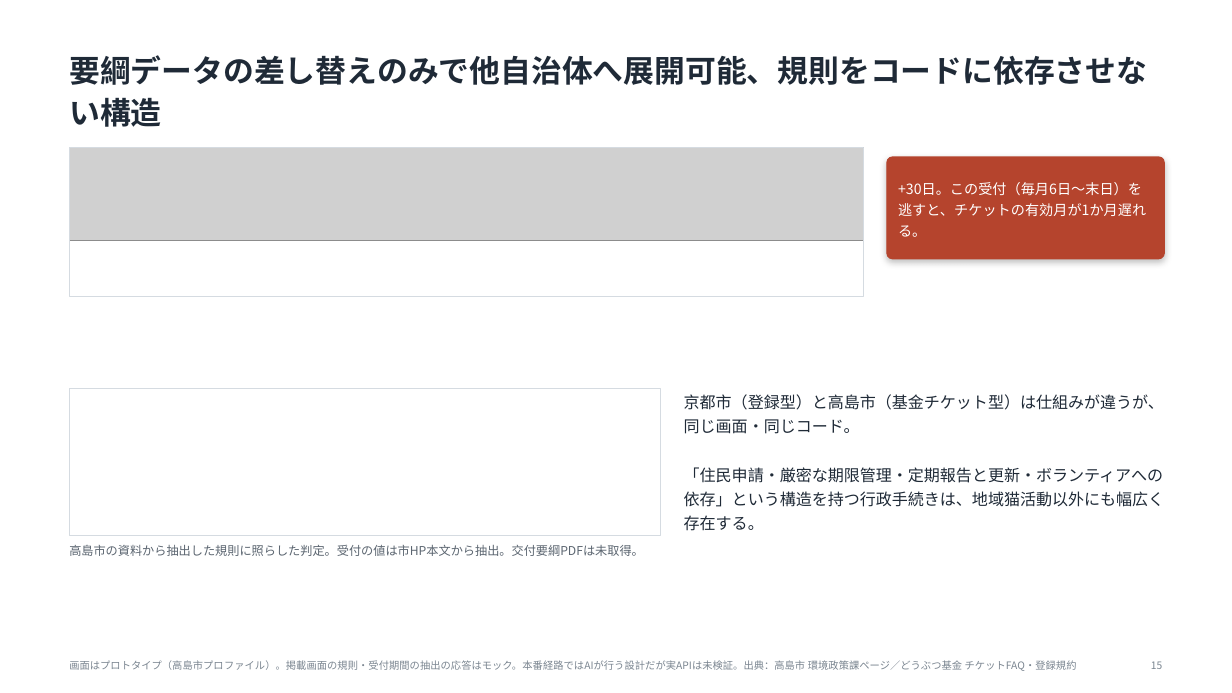
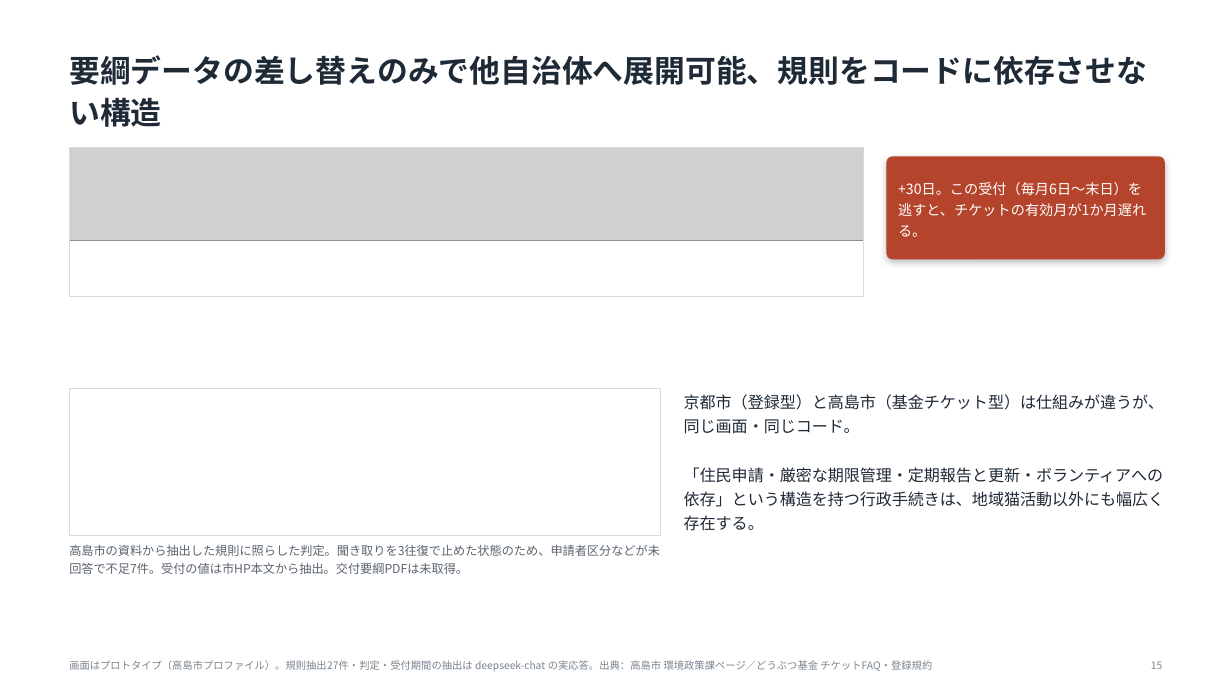
Before and after one commit to tsurutontan634/VORN, a slide deck: slide 15 of docs/deck3/nekonote_VORN2026.pptx. Drawn at 1232x693 pixels with LibreOffice and Linux fonts; fonts in the diff are those of the drawing; grey boxes stand for pictures; background and template pictures are left out. Boxes give left, top, right and bottom in pixels: in the first picture for what was removed or moved away, otherwise in the second. Text is boxed around its words. In the diff, an @@ line names an element or a change of style, - is before the commit and + after.

```diff
--- a/docs/deck3/nekonote_VORN2026.pptx
+++ b/docs/deck3/nekonote_VORN2026.pptx
@@ text at (69, 545, 660, 574): text changed @@
-高島市の資料から抽出した規則に照らした判定。受付の値は市HP本文から抽出。交付要綱PDFは未取得。
+高島市の資料から抽出した規則に照らした判定。聞き取りを3往復で止めた状態のため、申請者区分などが未回答で不足7件。受付の値は市HP本文から抽出。交付要綱PDFは未取得。
@@ text at (69, 660, 932, 671): text changed @@
-画面はプロトタイプ（高島市プロファイル）。掲載画面の規則・受付期間の抽出の応答はモック。本番経路ではAIが行う設計だが実APIは未検証。出典：高島市 環境政策課ページ／どうぶつ基金 チケットFAQ・登録規約
+画面はプロトタイプ（高島市プロファイル）。規則抽出27件・判定・受付期間の抽出は deepseek-chat の実応答。出典：高島市 環境政策課ページ／どうぶつ基金 チケットFAQ・登録規約
```
Also in this commit, not shown: 5 other slides changed, 38 other files.
